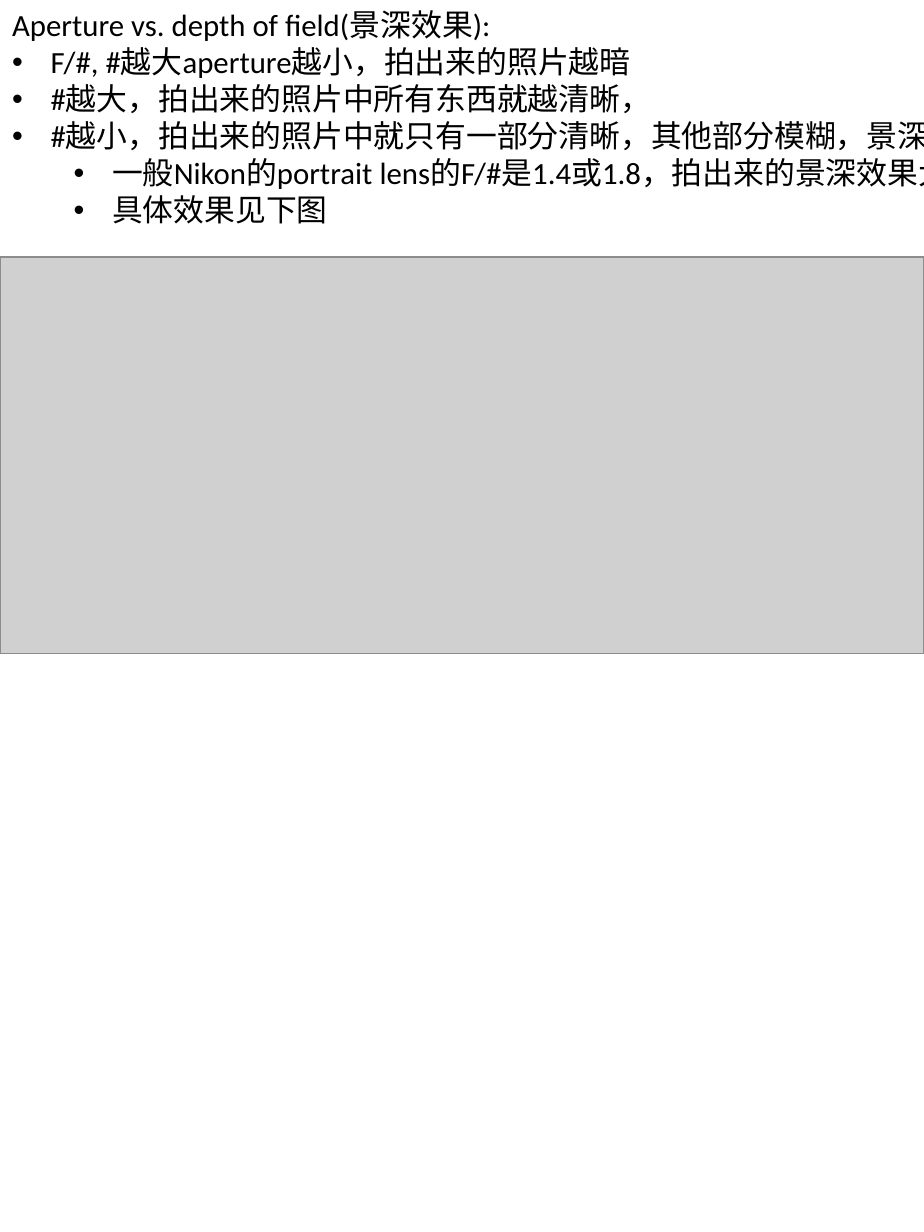
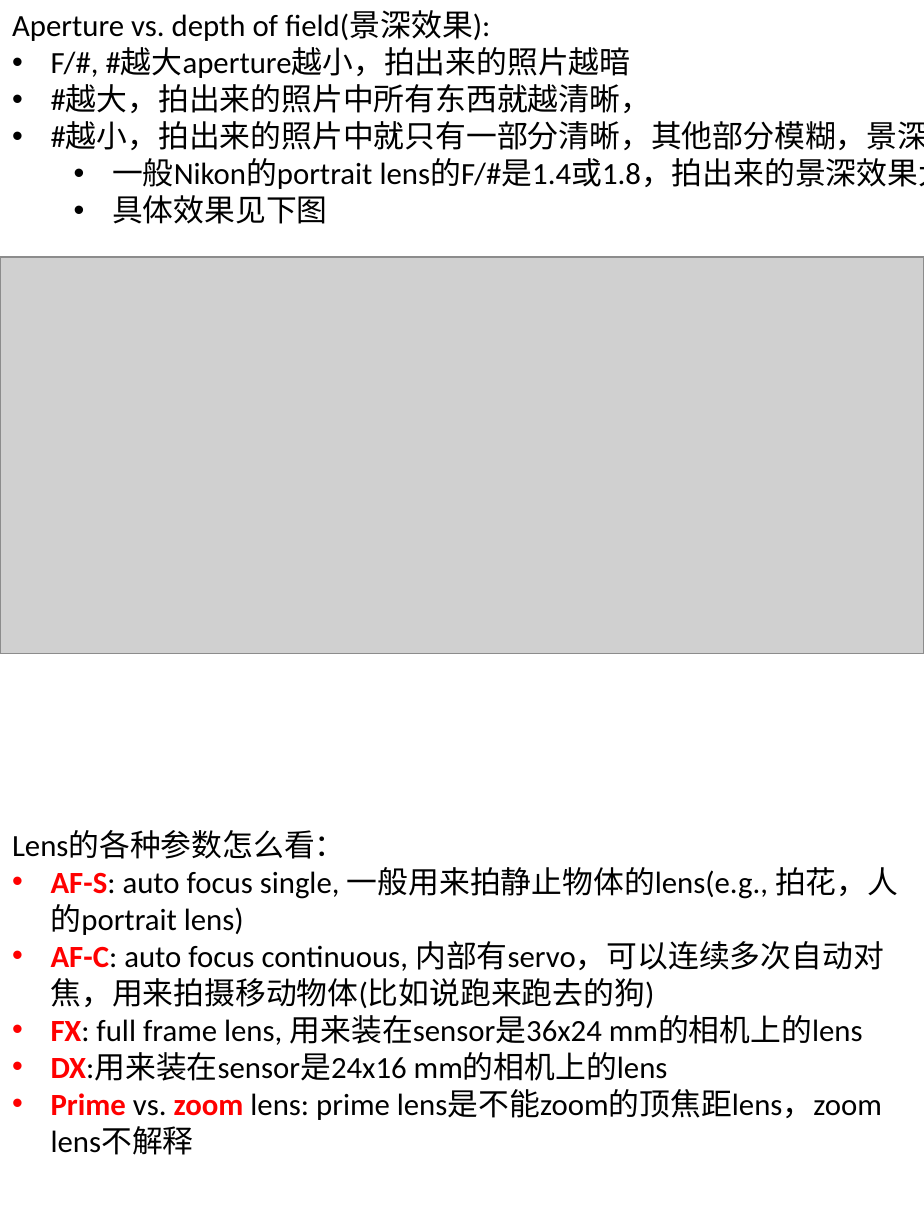
Before and after one commit to legend507/CommonSense, a slide deck: slide 3 of [BeAPhotographer].pptx. Drawn at 924x1232 pixels with LibreOffice and Linux fonts; fonts in the diff are those of the drawing; grey boxes stand for pictures. Boxes give left, top, right and bottom in pixels: in the first picture for what was removed or moved away, otherwise in the second. Text is boxed around its words. In the diff, an @@ line names an element or a change of style, - is before the commit and + after.

```diff
--- a/[BeAPhotographer].pptx
+++ b/[BeAPhotographer].pptx
@@ text added at box(12, 830, 898, 1155), 18 pt, text #000000 @@
+Lens的各种参数怎么看：
+• AF-S: auto focus single, 一般用来拍静止物体的lens(e.g., 拍花，人的portrait lens)
+• AF-C: auto focus continuous, 内部有servo，可以连续多次自动对焦，用来拍摄移动物体(比如说跑来跑去的狗)
+• FX: full frame lens, 用来装在sensor是36x24 mm的相机上的lens
+• DX:用来装在sensor是24x16 mm的相机上的lens
+• Prime vs. zoom lens: prime lens是不能zoom的顶焦距lens，zoom lens不解释
```
Also in this commit, not shown: 1 other file.
